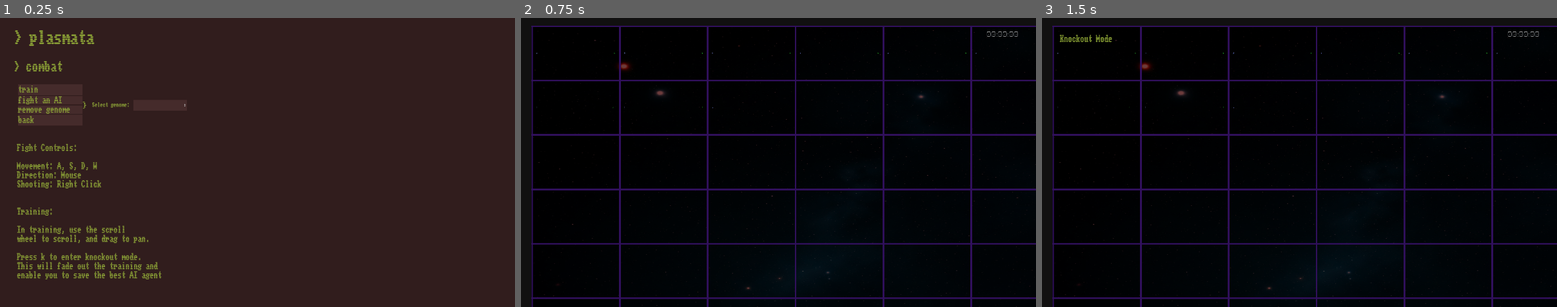
Above: before the commit, frames 1-3 (left to right).
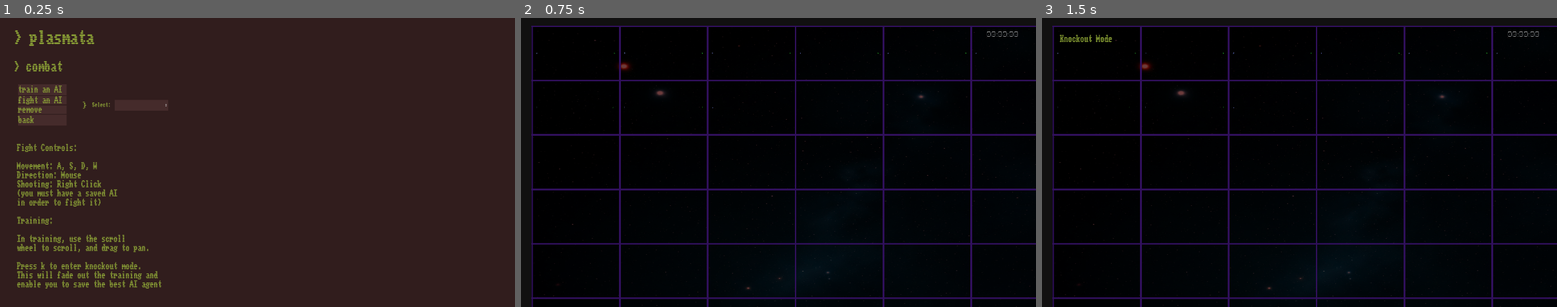
Above: after the commit, the same moments.

Repository: a0x77ry/plasmata
Game: Godot game, scene res://menu/combat-menu/combat-menu.tscn
The game is run twice, just before and just after one commit, with the same random seed, the same clock (stepped at 60 frames per second) and the same inputs. This scene is started directly instead of the project's main scene.
Inputs (mouse positions are in pixels of both pictures, inside the frame that each line leads up to):
- Up to frame 1 (0.25 s): no input
- Up to frame 2 (0.75 s): click "train" (after the commit: "train an AI") at 0.5 s
- Up to frame 3 (1.5 s): tap Enter (ui_accept) at 1.25 s; move the mouse to (1412, 148) at 1.27 s; hold D (lateral_right) from 1.28 s (still down); hold K (knockout) from 1.28 s (still down)

The runs differ from the first frame. In frame 1, 2.5% of the frame differs, in the area x 3-37%, y 23-94%; in frame 2, nothing differs; in frame 3, nothing differs.

Commit message:
Add more instructions

Diff:
--- a/menu/combat-menu/combat-menu.tscn
+++ b/menu/combat-menu/combat-menu.tscn
@@ -130,7 +130,8 @@
 Movement: A, S, D, W
 Direction: Mouse
 Shooting: Right Click
-
+(you must have a saved AI
+in order to fight it)
 
 Training:
 
@@ -149,18 +150,18 @@
 margin_bottom = 446.0
 
 [node name="Train" type="Button" parent="ButtonsBox"]
-margin_right = 240.0
+margin_right = 181.0
 margin_bottom = 40.0
 rect_min_size = Vector2( 0, 40 )
 focus_mode = 0
 theme = ExtResource( 3 )
 enabled_focus_mode = 0
-text = "train"
+text = "train an AI"
 align = 0
 
 [node name="Load Genome" type="Button" parent="ButtonsBox"]
 margin_top = 44.0
-margin_right = 240.0
+margin_right = 181.0
 margin_bottom = 75.0
 focus_mode = 0
 theme = ExtResource( 3 )
@@ -170,17 +171,17 @@
 
 [node name="RemoveGenome" type="Button" parent="ButtonsBox"]
 margin_top = 79.0
-margin_right = 240.0
+margin_right = 181.0
 margin_bottom = 110.0
 focus_mode = 0
 theme = ExtResource( 3 )
 enabled_focus_mode = 0
-text = "remove genome   "
+text = "remove  "
 align = 0
 
 [node name="Back" type="Button" parent="ButtonsBox"]
 margin_top = 114.0
-margin_right = 240.0
+margin_right = 181.0
 margin_bottom = 154.0
 rect_min_size = Vector2( 0, 40 )
 focus_mode = 0
@@ -198,15 +199,15 @@
 
 [node name="Label" type="Label" parent="SelectGenomeContainer"]
 margin_top = 9.0
-margin_right = 170.0
+margin_right = 100.0
 margin_bottom = 30.0
 theme = SubResource( 15 )
 custom_fonts/font = SubResource( 16 )
-text = "  Select genome: "
+text = "  Select: "
 
 [node name="SavesList" type="OptionButton" parent="SelectGenomeContainer"]
-margin_left = 174.0
-margin_right = 374.0
+margin_left = 104.0
+margin_right = 304.0
 margin_bottom = 40.0
 rect_min_size = Vector2( 200, 0 )
 theme = ExtResource( 3 )
